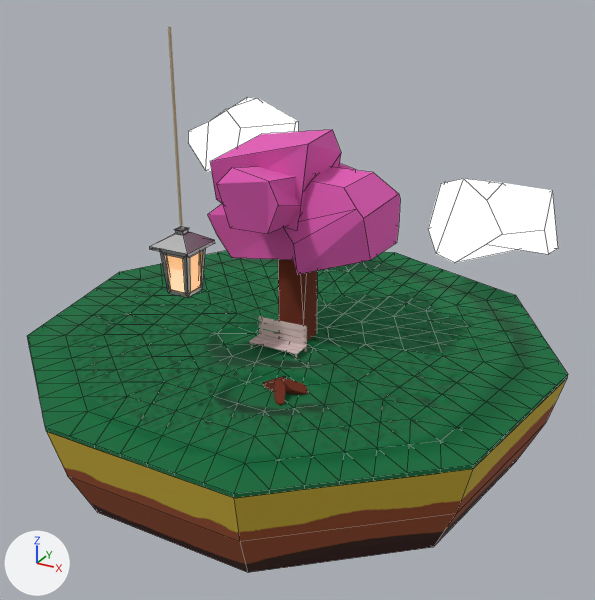
An edit to the Blender file woods/references/tree_bench.blend, drawn before and after from the same camera.
Before and after are seen from a camera (50 mm lens) standing at (9.52, -17.76, 10.42) and looking at (-0.56, 0.57, 1.25). The lights are fixed; the arrows at lower left show +X, +Y and +Z. Mesh edges are drawn as thin lines on the coarser meshes.
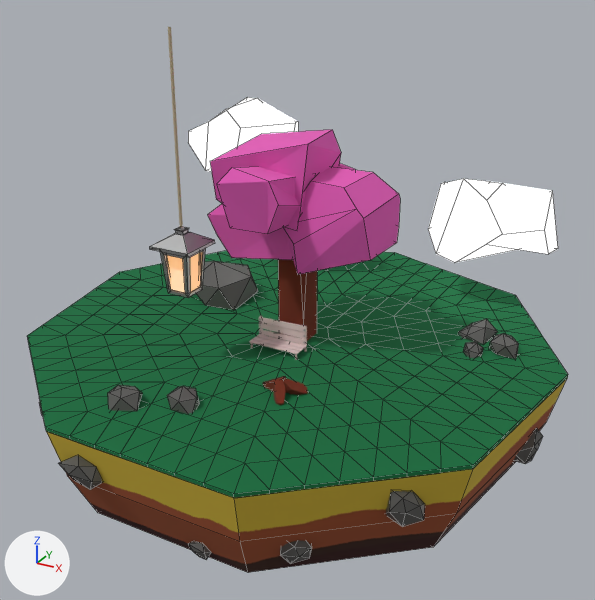
What differs and where, as boxes [x1, y1, x2, y2] in the pictures (595 x 600 px):
'floor', surface changed: [39, 258, 532, 464] in both
'rock.005', added: after [196, 261, 258, 310]
'rock.001', added: after [386, 491, 425, 527]
'rock.002', added: after [58, 455, 102, 490]
'rock.004', added: after [108, 385, 143, 411]
'rock.003', added: after [167, 386, 199, 414]
'rock.007', added: after [458, 319, 498, 344]
'rock.009', added: after [280, 540, 312, 564]
'rock.006', added: after [489, 334, 519, 359]
'rock.010', added: after [514, 428, 543, 464]
'rock.008', added: after [463, 342, 483, 358]
'rock.011', added: after [189, 541, 211, 560]

What changed in the scene script:
```text
Change mat_grass:
    remove n2 = _N.new('ShaderNodeTexImage'); n2.name = 'Image Texture'
    remove n2.image = img_grass_displacement
    where n1 = _N.new('ShaderNodeOutputMaterial'); n1.name = 'Material Output'
    remove _L.new(n2.outputs[0], n1.inputs[2])  # 'Color' to 'Displacement'
Add mat_rock:
    mat_rock = principled_material('rock')
    mat_rock.base_color = (0.0908, 0.0891, 0.0839)  # dark grey #555452
Add me_icosphere_002:
    me_icosphere_002.from_pydata(...)  # 12 vertices, 20 faces; spans x -0.646..0.35, y -0.412..0.396, z -0.108..0.387
    me_icosphere_002.materials.append(mat_rock)  # dark grey #555452
Add me_icosphere_001:
    me_icosphere_001.from_pydata(...)  # 12 vertices, 20 faces; spans x -0.615..0.523, y -0.545..0.377, z -0.101..0.331
    me_icosphere_001.materials.append(mat_rock)  # dark grey #555452
Add me_icosphere:
    me_icosphere.from_pydata(...)  # 12 vertices, 20 faces; spans x -0.4..0.43, y -0.346..0.405, z -0.249..0.291
    me_icosphere.materials.append(mat_rock)  # dark grey #555452
Add ob_rock_011:
    ob_rock_011 = bpy.data.objects.new('rock.011', me_icosphere_002)
    ob_rock_011.location = (0.31, -5.53, -2.47)
    ob_rock_011.rotation_euler = (2.093, 0.651, 0.335)  # degrees (120, 37, 19)
    ob_rock_011.scale = (0.578, 0.578, 0.578)
Add ob_rock_010:
    ob_rock_010 = bpy.data.objects.new('rock.010', me_icosphere_001)
    ob_rock_010.location = (5.95, 1.11, -1.72)
    ob_rock_010.rotation_euler = (2.76, 1.129, 2.549)  # degrees (158, 65, 146)
Add ob_rock_009:
    ob_rock_009 = bpy.data.objects.new('rock.009', me_icosphere)
    ob_rock_009.location = (2.42, -4.96, -2.05)
    ob_rock_009.rotation_euler = (2.084, 0.631, 1.019)  # degrees (119, 36, 58)
Add ob_rock_008:
    ob_rock_008 = bpy.data.objects.new('rock.008', me_icosphere)
    ob_rock_008.location = (4.06, 2.02, 0.18)
    ob_rock_008.rotation_euler = (-0.107, 0.27, -0.684)  # degrees (-6.1, 15, -39)
    ob_rock_008.scale = (0.689, 0.689, 0.689)
Add ob_rock_007:
    ob_rock_007 = bpy.data.objects.new('rock.007', me_icosphere_001)
    ob_rock_007.location = (3.84, 3.15, 0.12)
    ob_rock_007.rotation_euler = (-0.107, -0.299, 0.753)  # degrees (-6.1, -17, 43)
Add ob_rock_006:
    ob_rock_006 = bpy.data.objects.new('rock.006', me_icosphere)
    ob_rock_006.location = (4.76, 2.54, 0.25)
Add ob_rock_005:
    ob_rock_005 = bpy.data.objects.new('rock.005', me_icosphere_002)
    ob_rock_005.location = (-3.9, 2.14, 0.14)
    ob_rock_005.scale = (2.43, 2.43, 2.43)
Add ob_rock_004:
    ob_rock_004 = bpy.data.objects.new('rock.004', me_icosphere_001)
    ob_rock_004.location = (-2.53, -4.5, 0.12)
Add ob_rock_003:
    ob_rock_003 = bpy.data.objects.new('rock.003', me_icosphere)
    ob_rock_003.location = (-1.22, -3.96, 0.21)
Add ob_rock_002:
    ob_rock_002 = bpy.data.objects.new('rock.002', me_icosphere_002)
    ob_rock_002.location = (-2.39, -6.12, -0.83)
    ob_rock_002.rotation_euler = (1.81, 0.0, 0.0)  # degrees (104, 0, 0)
Add ob_rock_001:
    ob_rock_001 = bpy.data.objects.new('rock.001', me_icosphere_001)
    ob_rock_001.location = (4.49, -3.75, -0.87)
    ob_rock_001.rotation_euler = (1.879, 0.675, 0.894)  # degrees (108, 39, 51)
```
